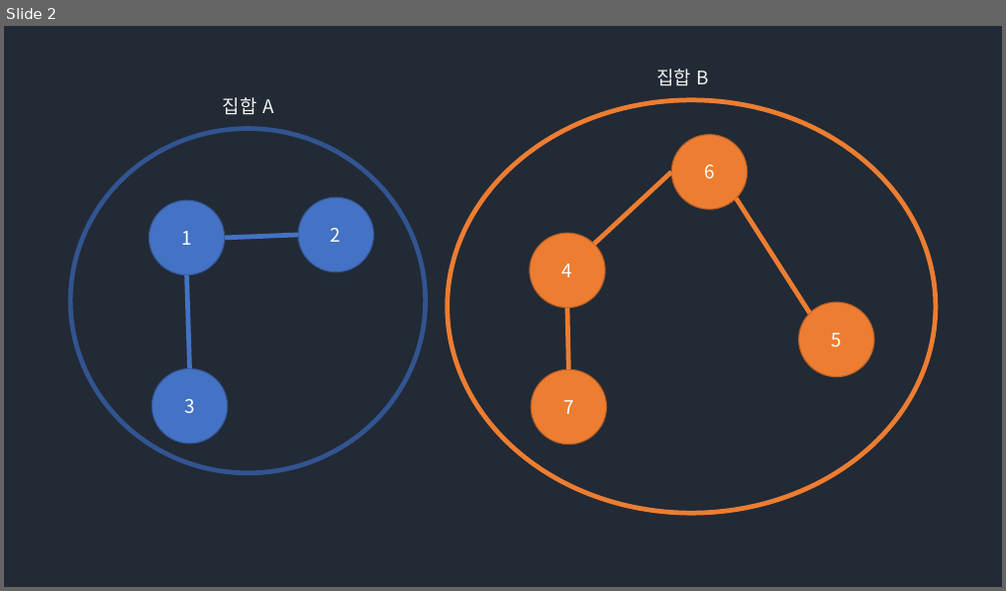
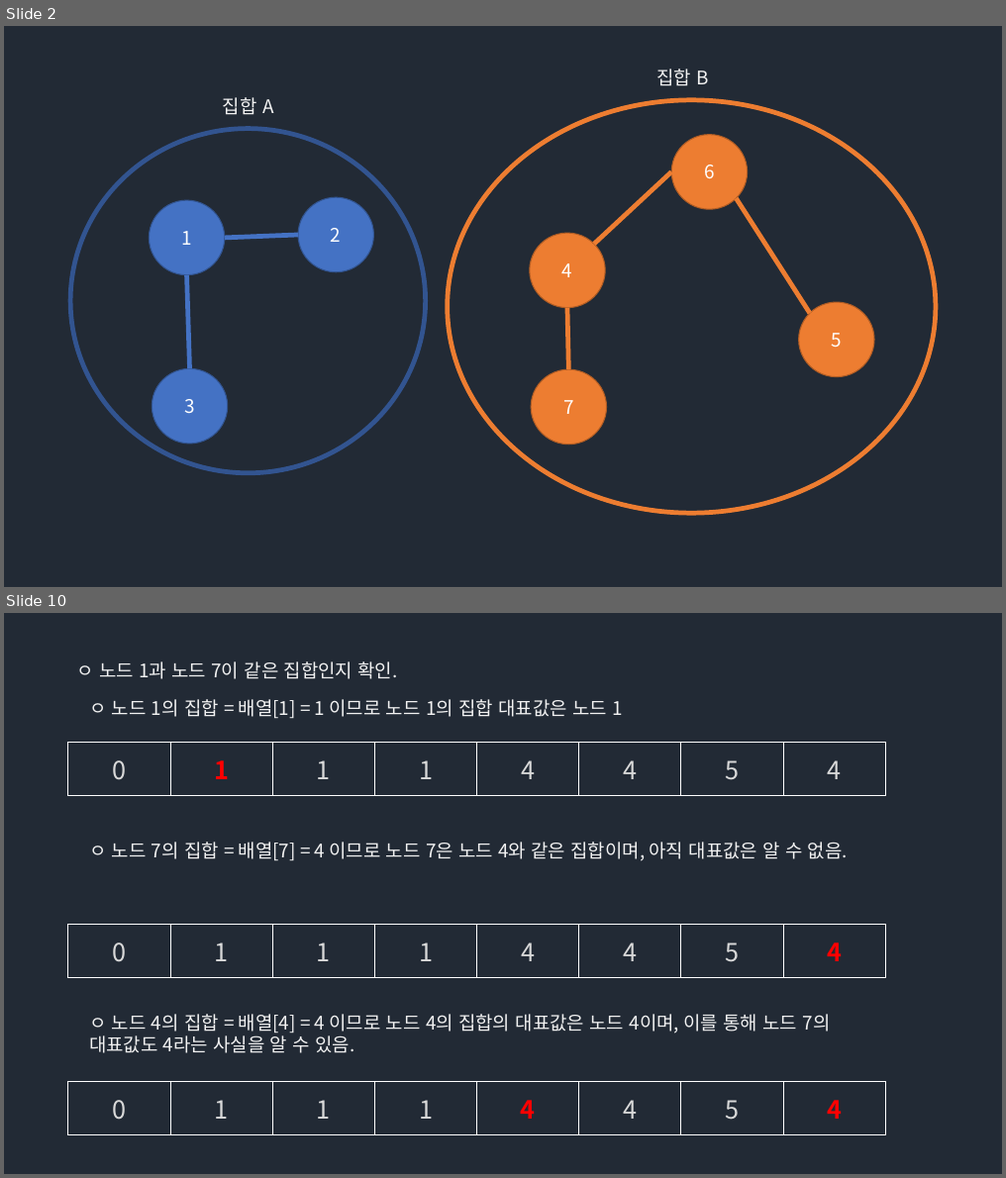
Before and after one commit to Groot-Space/Groot-space.github.io, a slide deck: assets/images/UNION_FIND.pptx. Shown one above the other, each under a label of ours: slide 2 before the commit, slides 2 and 10 after it; the slides between them are not shown. The pictures are 1006x591 and 1006x1178 pixels, drawn with LibreOffice and Linux fonts; fonts in the diff are those of the drawing. Boxes give left, top, right and bottom in pixels: in the first picture for what was removed or moved away, otherwise in the second. Text is boxed around its words. In the diff, an @@ line names an element or a change of style, - is before the commit and + after.

```diff
--- a/assets/images/UNION_FIND.pptx
+++ b/assets/images/UNION_FIND.pptx
@@ slide 10 added at (4, 613, 1002, 1174), background #222A35 @@
@@ text added at (77, 662, 398, 679), 18 pt, text #F2F2F2 @@
+ㅇ 노드 1과 노드 7이 같은 집합인지 확인.
@@ text added at (89, 699, 622, 719), 18 pt, text #F2F2F2 @@
+ㅇ 노드 1의 집합 = 배열[1] = 1 이므로 노드 1의 집합 대표값은 노드 1
@@ table added at (68, 743, 883, 796), 1 rows, 8 columns @@
+0 | 1 | 1 | 1 | 4 | 4 | 5 | 4
@@ text added at (89, 842, 847, 861), 18 pt, text #F2F2F2 @@
+ㅇ 노드 7의 집합 = 배열[7] = 4 이므로 노드 7은 노드 4와 같은 집합이며, 아직 대표값은 알 수 없음.
@@ table added at (68, 925, 883, 977), 1 rows, 8 columns @@
+0 | 1 | 1 | 1 | 4 | 4 | 5 | 4
@@ text added at (89, 1014, 831, 1054), 18 pt, text #F2F2F2 @@
+ㅇ 노드 4의 집합 = 배열[4] = 4 이므로 노드 4의 집합의 대표값은 노드 4이며, 이를 통해 노드 7의 대표값도 4라는 사실을 알 수 있음.
@@ table added at (68, 1082, 883, 1136), 1 rows, 8 columns @@
+0 | 1 | 1 | 1 | 4 | 4 | 5 | 4
```
Also in this commit, not shown: 7 other slides added, 1 slide removed, 10 other files.
